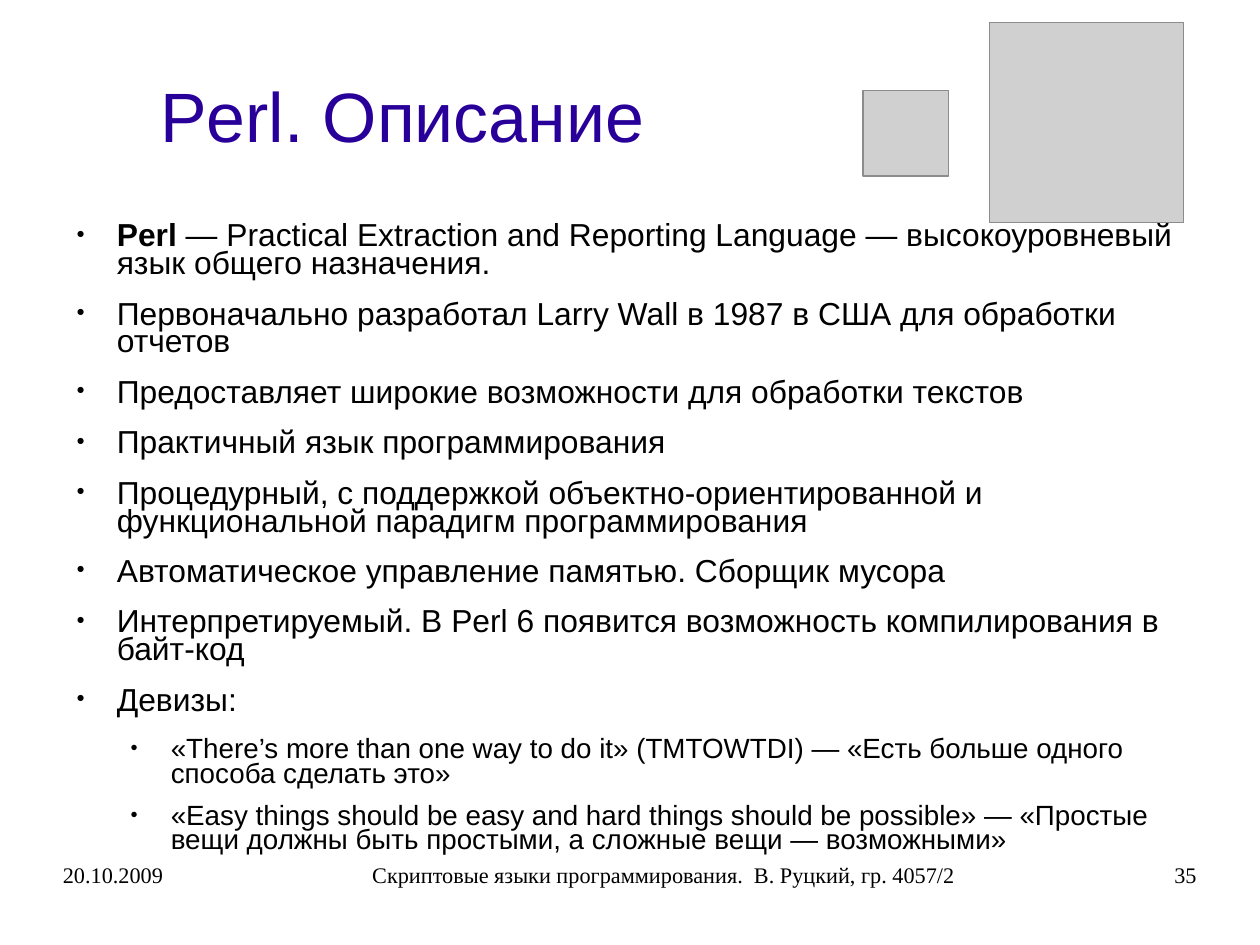
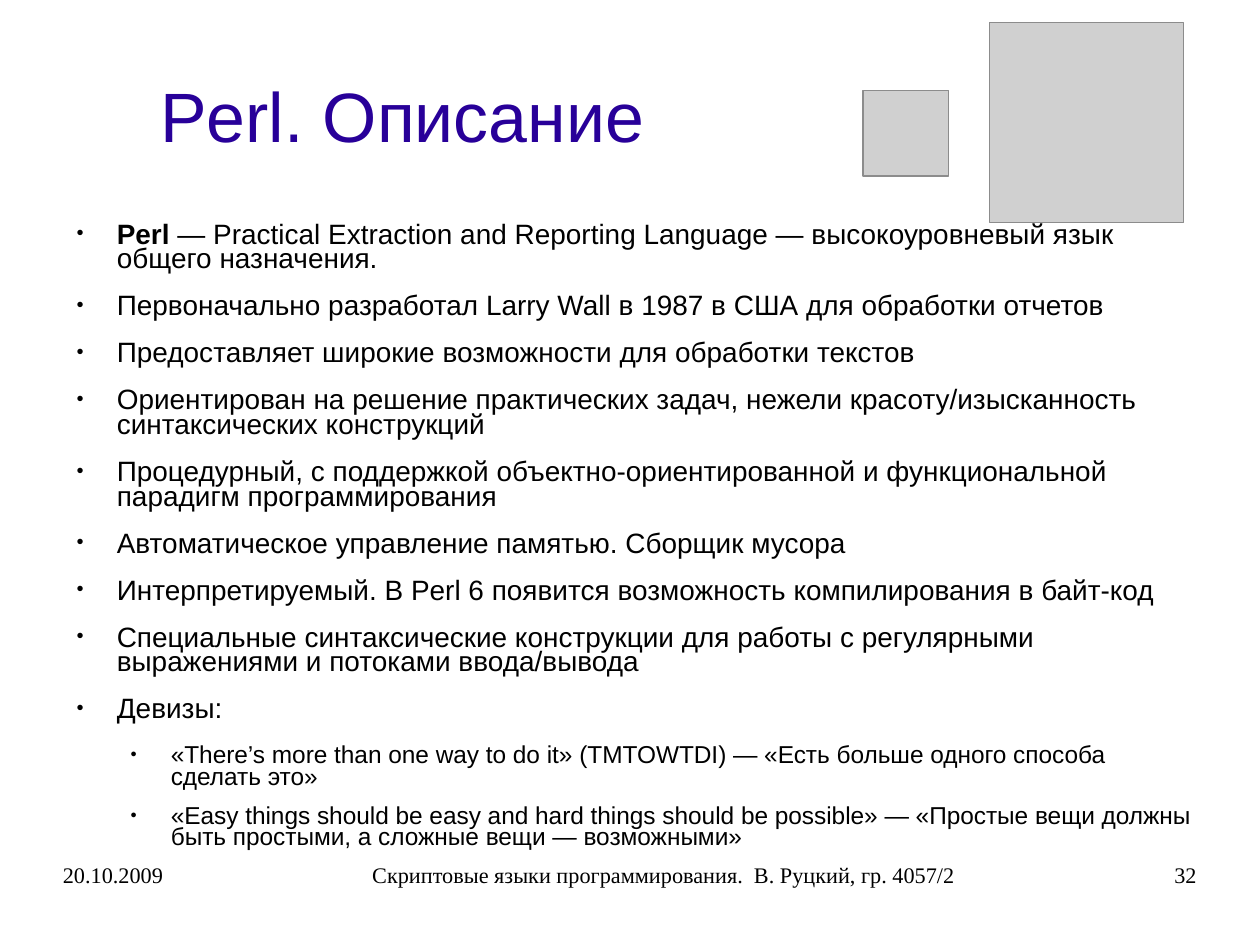
Before and after one commit to rutsky/semester07, a slide deck: slide 32 of Operation_systems/scripting_languages/40572_Rutsky_Scripting_languages.ppt (slide 35 before the commit). Drawn at 1260x945 pixels with LibreOffice and Linux fonts; fonts in the diff are those of the drawing; grey boxes stand for pictures. Boxes give left, top, right and bottom in pixels: in the first picture for what was removed or moved away, otherwise in the second. Text is boxed around its words. In the diff, an @@ line names an element or a change of style, - is before the commit and + after.

Commit message:
Scripting languages presentation: updated presentation other format files.

```diff
--- a/Operation_systems/scripting_languages/40572_Rutsky_Scripting_languages.ppt
+++ b/Operation_systems/scripting_languages/40572_Rutsky_Scripting_languages.ppt
@@ text at <box>117,222,1191,850</box>: size 20 to 17.6 pt in "Perl — Practical Extraction and Reporting Language ...", "Первоначально разработал Larry Wall в 1987 в ...", "Предоставляет широкие возможности для обработки текстов", "Процедурный, c поддержкой объектно-ориентированной и функцио ..." and 3 more places; size 17.5 to 15.4 pt in "«There’s more than one way to do ...", "«Easy things should be easy and hard ..." @@
@@ text at <box>117,388,1136,439</box>: text changed; size 20 to 17.6 pt @@
-● Практичный язык программирования
+● Ориентирован на решение практических задач, нежели красоту/изысканность синтаксических конструкций
@@ text at <box>117,626,1034,677</box>: paragraph added @@
+● Специальные синтаксические конструкции для работы с регулярными выражениями и потоками ввода/вывода
@@ page number at <box>1174,868,1196,884</box>: text changed @@
-35
+32
```
Also in this commit, not shown: 14 other slides changed, 16 slides removed, 1 other file.
